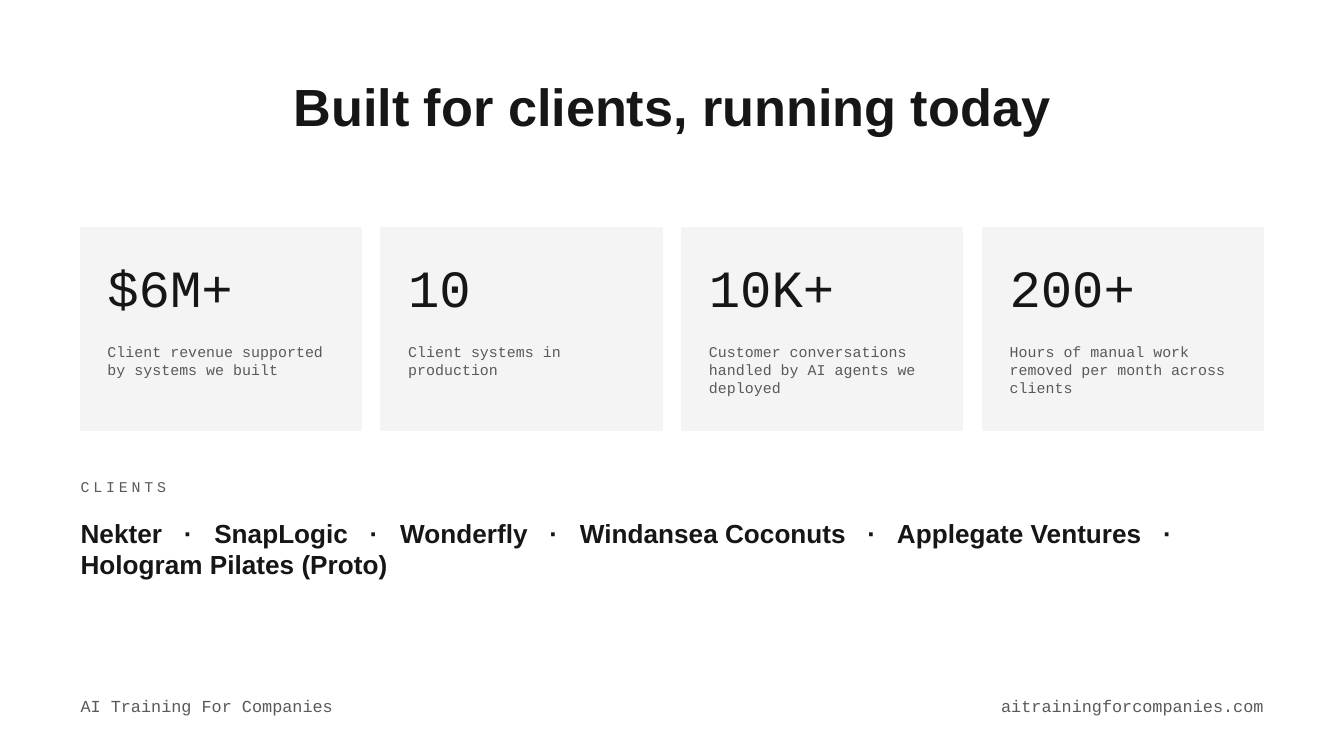
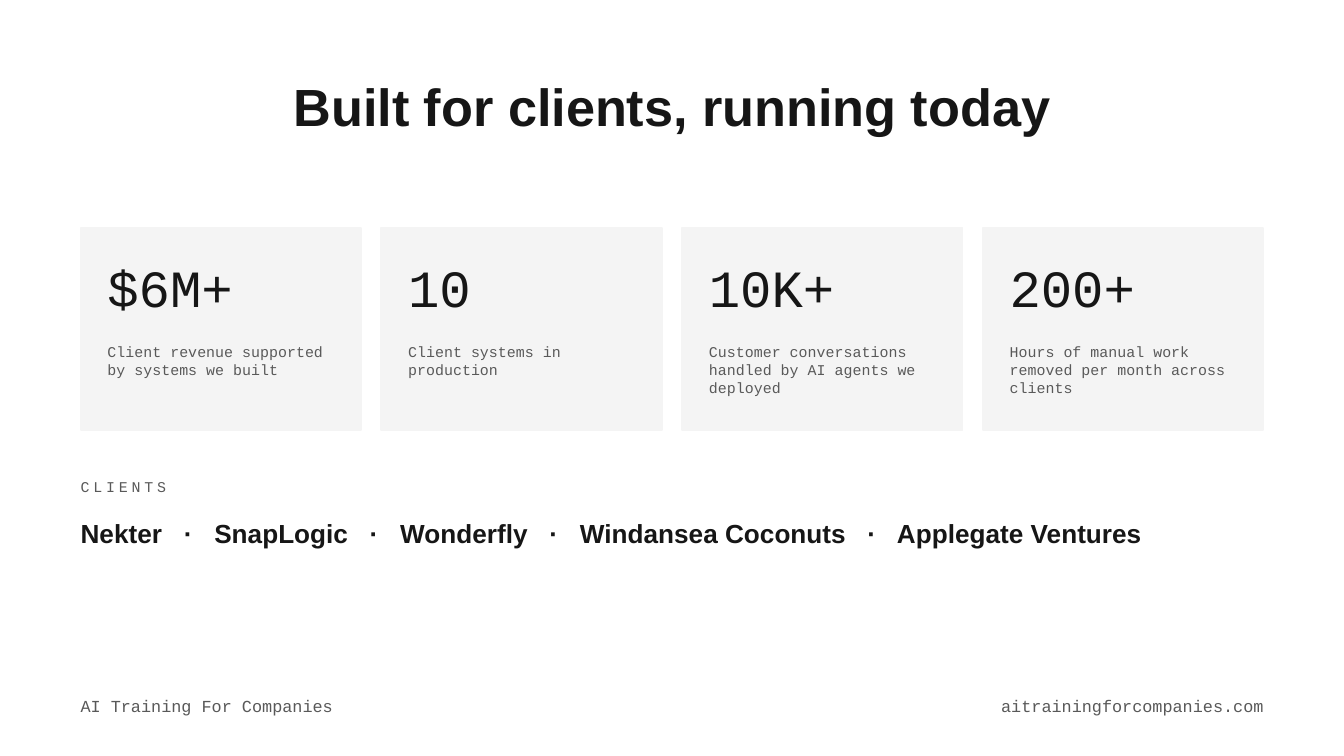
Before and after one commit to wonderfly123/ai-training-for-companies, a slide deck: slide 6 of docs/deck/AI-Training-For-Companies.pptx. Drawn at 1344x756 pixels with LibreOffice and Linux fonts; fonts in the diff are those of the drawing. Boxes give left, top, right and bottom in pixels: in the first picture for what was removed or moved away, otherwise in the second. Text is boxed around its words. In the diff, an @@ line names an element or a change of style, - is before the commit and + after.

```diff
--- a/docs/deck/AI-Training-For-Companies.pptx
+++ b/docs/deck/AI-Training-For-Companies.pptx
@@ text at box(81, 524, 1142, 549): text changed @@
-Nekter · SnapLogic · Wonderfly · Windansea Coconuts · Applegate Ventures · Hologram Pilates (Proto)
+Nekter · SnapLogic · Wonderfly · Windansea Coconuts · Applegate Ventures
```
Also in this commit, not shown: 1 other slide changed, 7 other files.
